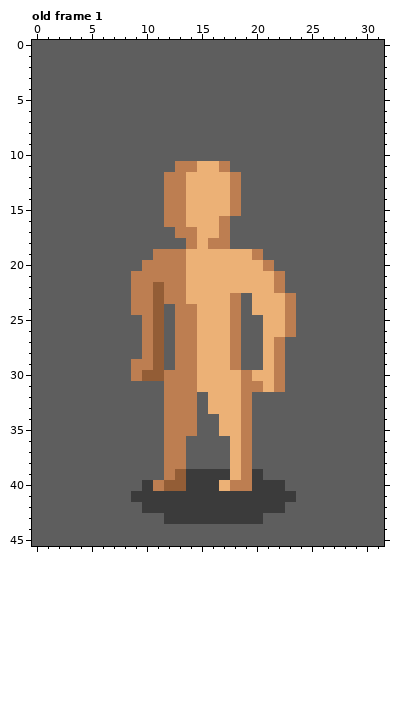
Two states of a pixel-art file, Rogue/Sprites/CharacterHuman.aseprite. The picture above was drawn from the file before the commit.
32x46 pixels, 1 frame. Colours within 5 levels of each other are drawn and written as one. Shown: old frame 1. The commit also changed other frames, which this record leaves out.
The same view after the edit:
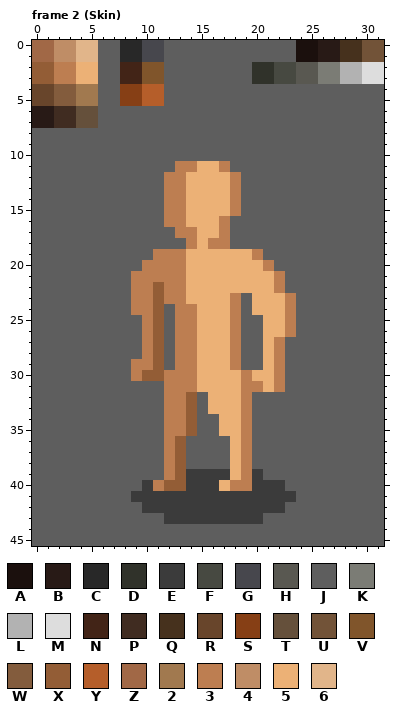
Palette (. is transparent): A #1b100d  B #281a16  C #282828  D #30322a  E #3b3b3b  F #474941  G #47474d  H #595851  J #5e5e5e  K #7b7c75  L #b2b2b2  M #dddddd  N #422417  P #402c21  Q #46311d  R #68452b  S #863f15  T #65503b  U #725338  V #80552b  W #835c3d  X #935d36  Y #b55e2a  Z #a16846  2 #a1794f  3 #bd7e51  4 #bf8d66  5 #ecb176  6 #e1b58a
A new or re-ordered frame is compared with the old frame closest to it.
Difference:
frames 1 -> 7
--- frame 2 (Skin) is new; against old frame 1, layers "Naked Legs & Feet", "Colors"
@@ x 0..31 @@
- 0 JJJJJJJJJJJJJJJJJJJJJJJJJJJJJJJJ
- 1 JJJJJJJJJJJJJJJJJJJJJJJJJJJJJJJJ
- 2 JJJJJJJJJJJJJJJJJJJJJJJJJJJJJJJJ
- 3 JJJJJJJJJJJJJJJJJJJJJJJJJJJJJJJJ
- 4 JJJJJJJJJJJJJJJJJJJJJJJJJJJJJJJJ
- 5 JJJJJJJJJJJJJJJJJJJJJJJJJJJJJJJJ
- 6 JJJJJJJJJJJJJJJJJJJJJJJJJJJJJJJJ
- 7 JJJJJJJJJJJJJJJJJJJJJJJJJJJJJJJJ
+ 0 ZZ4466JJCCGGJJJJJJJJJJJJAABBQQUU
+ 1 ZZ4466JJCCGGJJJJJJJJJJJJAABBQQUU
+ 2 XX3355JJNNVVJJJJJJJJDDFFHHKKLLMM
+ 3 XX3355JJNNVVJJJJJJJJDDFFHHKKLLMM
+ 4 RRWW22JJSSYYJJJJJJJJJJJJJJJJJJJJ
+ 5 RRWW22JJSSYYJJJJJJJJJJJJJJJJJJJJ
+ 6 BBPPTTJJJJJJJJJJJJJJJJJJJJJJJJJJ
+ 7 BBPPTTJJJJJJJJJJJJJJJJJJJJJJJJJJ
  8 JJJJJJJJJJJJJJJJJJJJJJJJJJJJJJJJ
@@ x 11..16 @@
 31 J33355
-32 J333J5
-33 J333J5
-34 J333JJ
-35 J333JJ
-36 J33JJJ
-37 J33JJJ
-38 J33JJJ
+32 J33XJ5
+33 J33XJ5
+34 J33XJJ
+35 J33XJJ
+36 J3XJJJ
+37 J3XJJJ
+38 J3XJJJ
 39 J3XEEE
Boxes around the changes in both pictures, in picture pixels (x1, y1, x2, y2):
changed: (32, 40, 164, 128)
changed: (252, 40, 384, 84)
changed: (175, 392, 197, 469)
